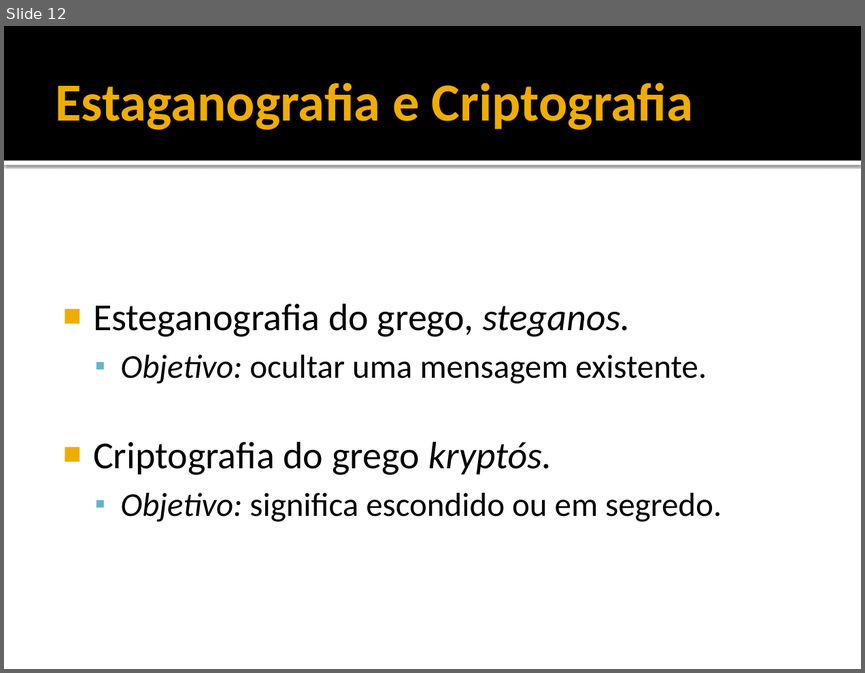
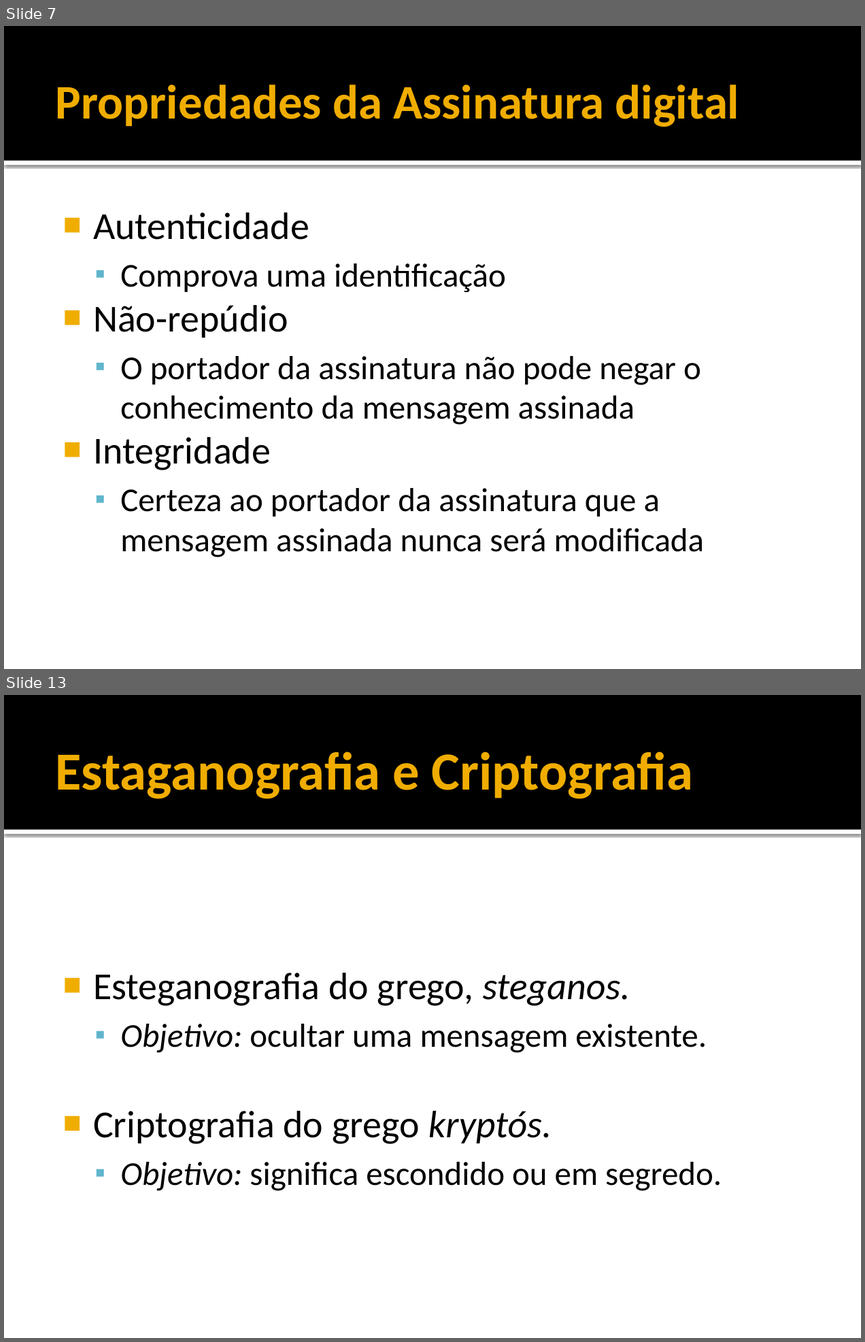
Before and after one commit to rayu1988/svn-jeanbruno, a slide deck: DOCS/TCC/5 - APRESENTAÇÃO.pptx. Shown one above the other, each under a label of ours: slide 12 before the commit, slides 7 and 13 after it; the slides between them are not shown. The pictures are 865x673 and 865x1342 pixels, drawn with LibreOffice and Linux fonts; fonts in the diff are those of the drawing. Boxes give left, top, right and bottom in pixels: in the first picture for what was removed or moved away, otherwise in the second. Text is boxed around its words. In the diff, an @@ line names an element or a change of style, - is before the commit and + after.

```diff
--- a/DOCS/TCC/5 - APRESENTAÇÃO.pptx
+++ b/DOCS/TCC/5 - APRESENTAÇÃO.pptx
@@ slide 7 added at (4, 26, 861, 669), background #FFFFFF; not listed: 2 template elements that a slide beside it also shows @@
@@ title added at (56, 84, 740, 127), 40.5 pt, text #F0AD00, bold @@
+Propriedades da Assinatura digital
@@ text added at (93, 212, 704, 557), 28 pt, text #000000 @@
+■ Autenticidade
+  ▪ Comprova uma identificação
+■ Não-repúdio
+  ▪ O portador da assinatura não pode negar o conhecimento da mensagem assinada
+■ Integridade
+  ▪ Certeza ao portador da assinatura que a mensagem assinada nunca será modificada
@@ what was slide 12 is now slide 13 @@
```
Also in this commit, not shown: 14 slides changed, 9 other slides added, 5 slides removed.
